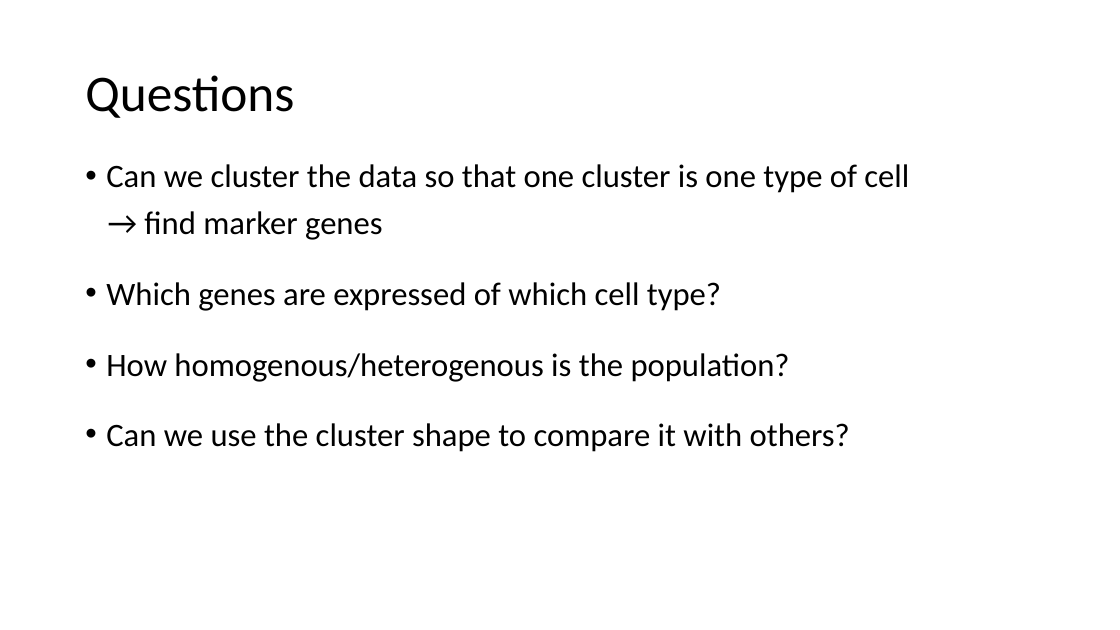
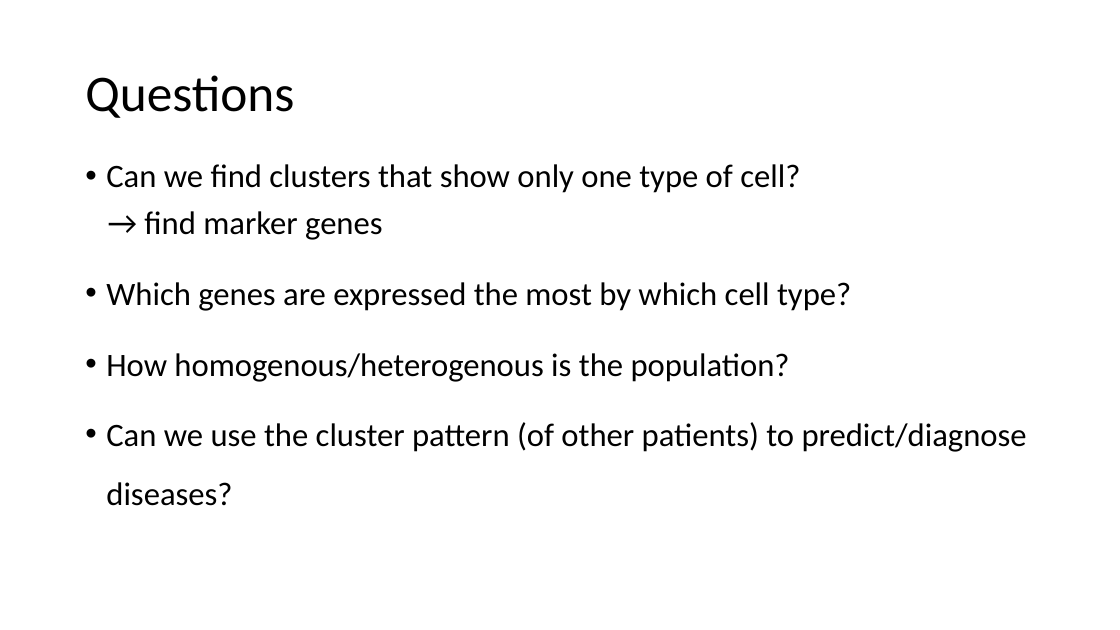
Before and after one commit to datascience-mobi/group-01-project-4-1, a slide deck: slide 9 of K-means clustering.pptx (slide 8 before the commit). Drawn at 1120x630 pixels with LibreOffice and Linux fonts; fonts in the diff are those of the drawing. Boxes give left, top, right and bottom in pixels: in the first picture for what was removed or moved away, otherwise in the second. Text is boxed around its words. In the diff, an @@ line names an element or a change of style, - is before the commit and + after.

```diff
--- a/K-means clustering.pptx
+++ b/K-means clustering.pptx
@@ text at [106,164,800,193]: text changed @@
-• Can we cluster the data so that one cluster is one type of cell
+• Can we find clusters that show only one type of cell?
@@ text at [106,282,851,311]: text changed @@
-• Which genes are expressed of which cell type?
+• Which genes are expressed the most by which cell type?
@@ text at [106,422,1027,506]: text changed @@
-• Can we use the cluster shape to compare it with others?
+• Can we use the cluster pattern (of other patients) to predict/diagnose diseases?
```
Also in this commit, not shown: 1 slide added.
